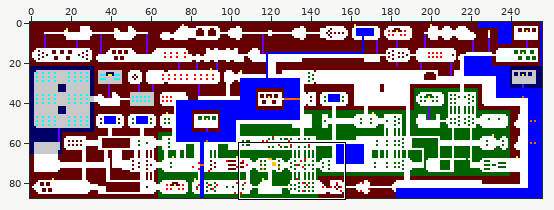
Sprite sheet: assets/rooms/overworld.png. Above, an overview of the earlier version with the close-up marked.
Close-up. As it was:
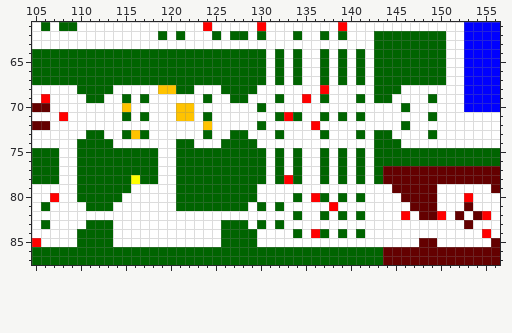
The file is 256x88 pixels. Shown: x 105..156, y 61..87.
After:
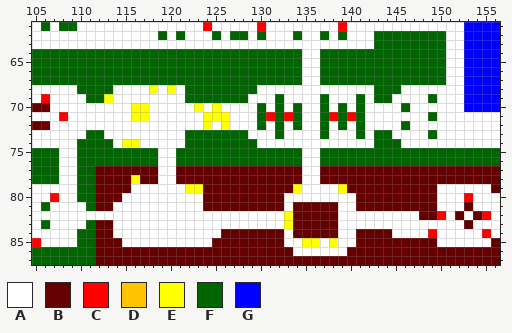
Palette (. is transparent): A #ffffff  B #640000  C #ff0000  D #ffc300  E #ffff00  F #006400  G #0000ff
What changed:
@@ x 105..156 @@
 63 AAAAAAAAAAAAAAAAAAAAAAAAAAAAAAAAAAAAAAFFFFFFFFAAGGGG
-64 FFFFFFFFFFFFFFFFFFFFFFFFFFAFAFAAFAFAFAFFFFFFFFAAGGGG
-65 FFFFFFFFFFFFFFFFFFFFFFFFFFAFAFAAFAFAFAFFFFFFFFAAGGGG
-66 FFFFFFFFFFFFFFFFFFFFFFFFFFAFAFAAFAFAFAFFFFFFFFAAGGGG
-67 FFFFFFFFFFFFFFFFFFFFFFFFFFAFAFAAFAFAFAFFFFFFFFAAGGGG
-68 AAAAAFFFFAAAAADDFFAAAFFFFAAAAAAACAAAAAFFFAAAAAAAGGGG
-69 ACAAAAFFAAFAFAAAAAAFAAFFAAAFAACAFAAAFAFFAAAAFAAAGGGG
-70 BBAAAAAAAADAAAAADDAAAAAAAFAAAAAAAAAAAAAAAFAAAAAAGGGG
-71 AAACAAAAAAFAFAAADDAFAAAAAAAFCFAAFAFAFAAAAAAAFAAAAAAA
-72 BBAAAAAAAAAAAAAAAAADAAAAAFAAAAACAAAAAAAAAFAAAAAAAAAA
-73 AAAAAAFFAAFDFAAAAAAFAAFFAAAFAAAAFAAAFAFFAAAAFAAAAAAA
-74 AAAAAFFFFAAAAAAAFFAAAFFFFAAAAAAAAAAAAAFFFAAAAAAAAAAA
-75 FFFAAFFFFFFFFFAAFFFFFFFFFFAFAFAAFAFAFAFFFFFFFFFFFFFF
-76 FFFAAFFFFFFFFFAAFFFFFFFFFFAFAFAAFAFAFAFFFFFFFFFFFFFF
-77 FFFAAFFFFFFFFFAAFFFFFFFFFFAFAFAAFAFAFAFBBBBBBBBBBBBB
-78 FFFAAFFFFFFEFFAAFFFFFFFFFFAFCFAAFAFAFAFBBBBBBBBBBBBB
-79 AAAAAFFFFFFAAAAAFFFFFFFFFAAAAAAAAAAAAAAABBBBBAAAAAAB
-80 AACAAFFFFFAAAAAAFFFFFFFFFAAAAFACFAFAFAAAABBBBAAACAAA
-81 AFAAAAFFFAAAAAAAFFFFFFFFAFAFAAAAACAAAAAAAABBBAAABAAA
-82 AAAAAAAAAAAAAAAAAAAAAAAAAAAAAFAAFAFAFAAAACABBCABABCA
-83 AFAAAAFFFAAAAAAAAAAAAFFFAFAFAAAAAAAAAAAAAAAAAAAABAAA
-84 AAAAAFFFFAAAAAAAAAAAAFFFFAAAAFACFAFAFAAAAAAAAAAAAACA
-85 CAAAAFFFFAAAAAAAAAAAAFFFFAAAAAAAAAAAAAAAAAABBAAAAAAB
-86 FFFFFFFFFFFFFFFFFFFFFFFFFFFFFFFFFFFFFFFBBBBBBBBBBBBB
-87 FFFFFFFFFFFFFFFFFFFFFFFFFFFFFFFFFFFFFFFBBBBBBBBBBBBB
+64 FFFFFFFFFFFFFFFFFFFFFFFFFFFFFFAAFFFFFFFFFFFFFFAAGGGG
+65 FFFFFFFFFFFFFFFFFFFFFFFFFFFFFFAAFFFFFFFFFFFFFFAAGGGG
+66 FFFFFFFFFFFFFFFFFFFFFFFFFFFFFFAAFFFFFFFFFFFFFFAAGGGG
+67 FFFFFFFFFFFFFFFFFFFFFFFFFFFFFFAAFFFFFFFFFFFFFFAAGGGG
+68 AAAAAFFFFAAAAEAEAFFFFFFFFAAAAAAAAAAAAAFFFAAAAAAAGGGG
+69 ACAAAAFFEAAAAAAAAFFFFFFFAAAFAAAAFAAAFAFFAAAAFAAAGGGG
+70 BBAAAAAAAAAEEAAAAAEAEAAAAFAFAFAAFAFAFAAAAFAAAAAAGGGG
+71 AAACAAAAAAAEEAAAAAAEEEAAAFCFCFAAFCFCFAAAAAAAFAAAAAAA
+72 BBAAAAAAAAAAAAAAAAAEAEAAAFAFAFAAFAFAFAAAAFAAAAAAAAAA
+73 AAAAAAFFAAAAAAAAAFFFFFFFAAAFAAAAFAAAFAFFAAAAFAAAAAAA
+74 AAAAAFFFFAEEAAAAAFFFFFFFFAAAAAAAAAAAAAFFFAAAAAAAAAAA
+75 FFFAAFFFFFFFFFAAFFFFFFFFFFFFFFAAFFFFFFFFFFFFFFFFFFFF
+76 FFFAAFFFFFFFFFAAFFFFFFFFFFFFFFAAFFFFFFFFFFFFFFFFFFFF
+77 FFFAAFFBBBBBBBAABBBBBBBBBBBBBBAABBBBBBBBBBBBBBBBBBBB
+78 FFFAAFFBBBBEBBAABBBBBBBBBBBBBBAABBBBBBBBBBBBBBBBBBBB
+79 AAAAAFFBBBBAAAAAAEEBBBBBBBBBBEAAAAEBBBBBBBBBBAAAAAAB
+80 AACAAFFBBBAAAAAAAAABBBBBBBBBAAAAAAAABBBBBBBBBAAACAAA
+81 AFAAAAFBBAAAAAAAAAABBBBBBBBBABBBBBAABBBBBBBBBAAABAAA
+82 AAAAAAAAAAAAAAAAAAAAAAAAAAAAEBBBBBAAAAAAAAABBCABABCA
+83 AFAAAAFBBAAAAAAAAAAAAAAAAAAAEBBBBBAAAAAAAAAAAAAABAAA
+84 AAAAAFFBBAAAAAAAAAAAABBBBBBBABBBBBAABBBBAAAACAAAAACA
+85 CAAAAFFBBBAAAAAAAAAABBBBBBBBAAEEAEAABBBBBBBBBAAAAAAB
+86 FFFFFFFBBBBBBBBBBBBBBBBBBBBBBAAAAAABBBBBBBBBBBBBBBBB
+87 FFFFFFFBBBBBBBBBBBBBBBBBBBBBBBBBBBBBBBBBBBBBBBBBBBBB
Where, in picture pixels (left, top, right, bottom), the same in both close-ups:
changed: (95, 49, 437, 265)
